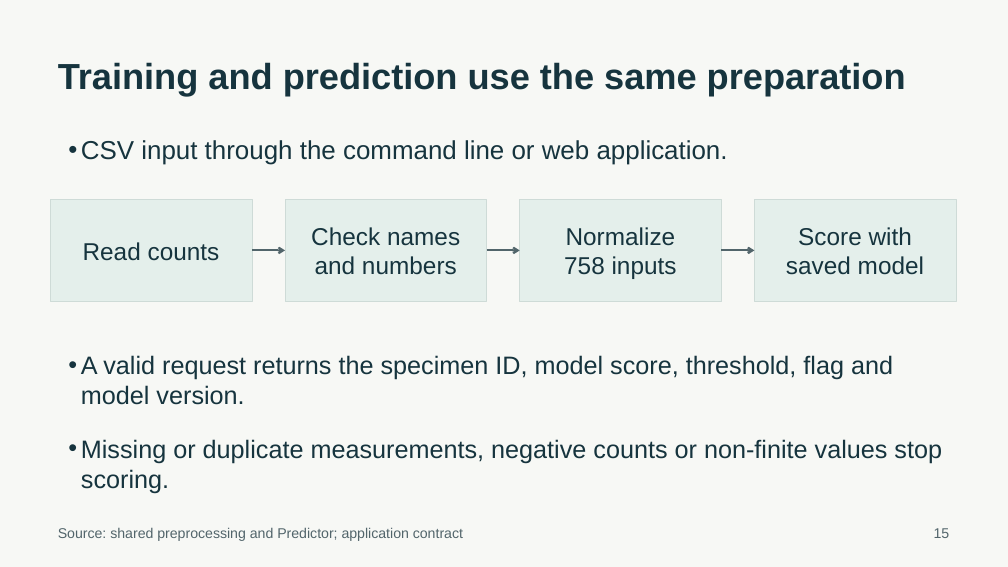
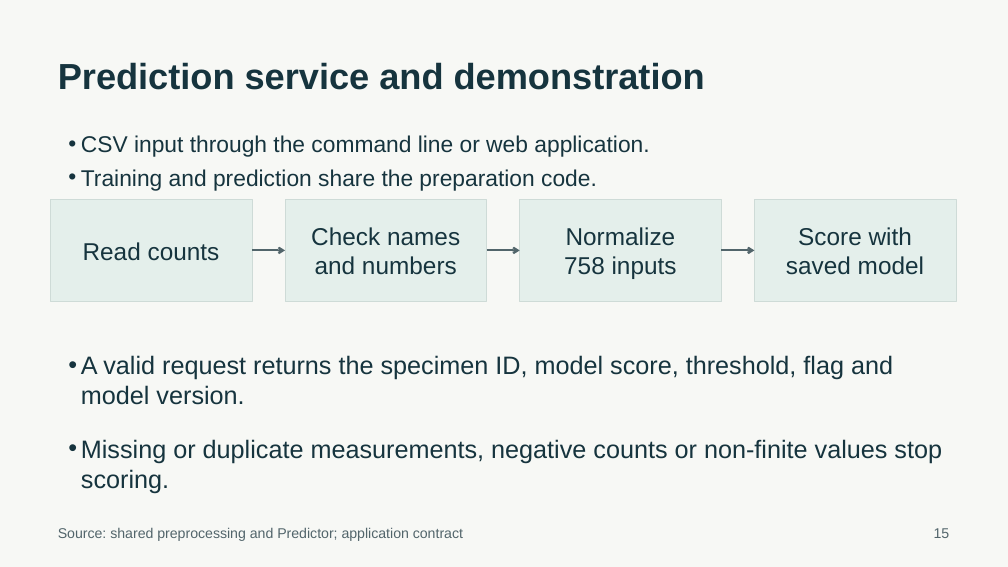
Before and after one commit to ca34525/Kidney-Biopsy-Rejection-Classifier, a slide deck: slide 15 of presentation/unos_kidney_biopsy.pptx. Drawn at 1008x567 pixels with LibreOffice and Linux fonts; fonts in the diff are those of the drawing. Boxes give left, top, right and bottom in pixels: in the first picture for what was removed or moved away, otherwise in the second. Text is boxed around its words. In the diff, an @@ line names an element or a change of style, - is before the commit and + after.

```diff
--- a/presentation/unos_kidney_biopsy.pptx
+++ b/presentation/unos_kidney_biopsy.pptx
@@ text at (58,62,705,90): text changed @@
-Training and prediction use the same preparation
+Prediction service and demonstration
@@ text at (81,135,649,157): size 24.8 to 21.8 pt in "CSV input through the command line or ..."; less space between paragraphs @@
@@ text at (81,169,597,191): paragraph added @@
+• Training and prediction share the preparation code.
```
Also in this commit, not shown: 7 other slides changed, 19 other files.
